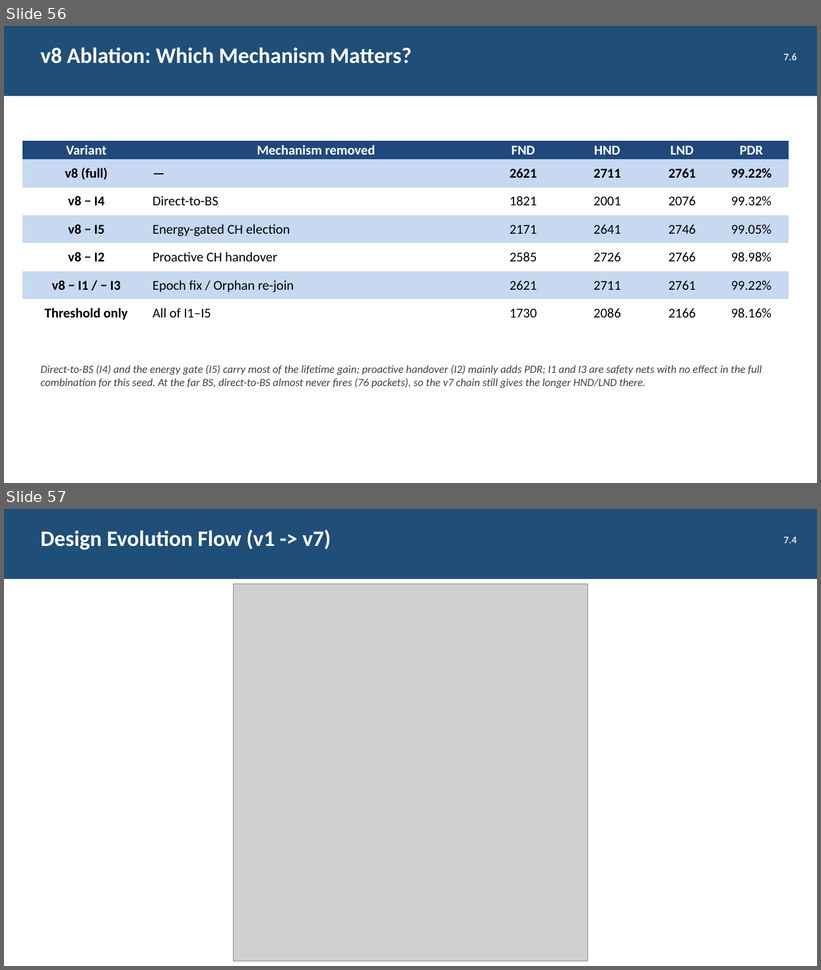
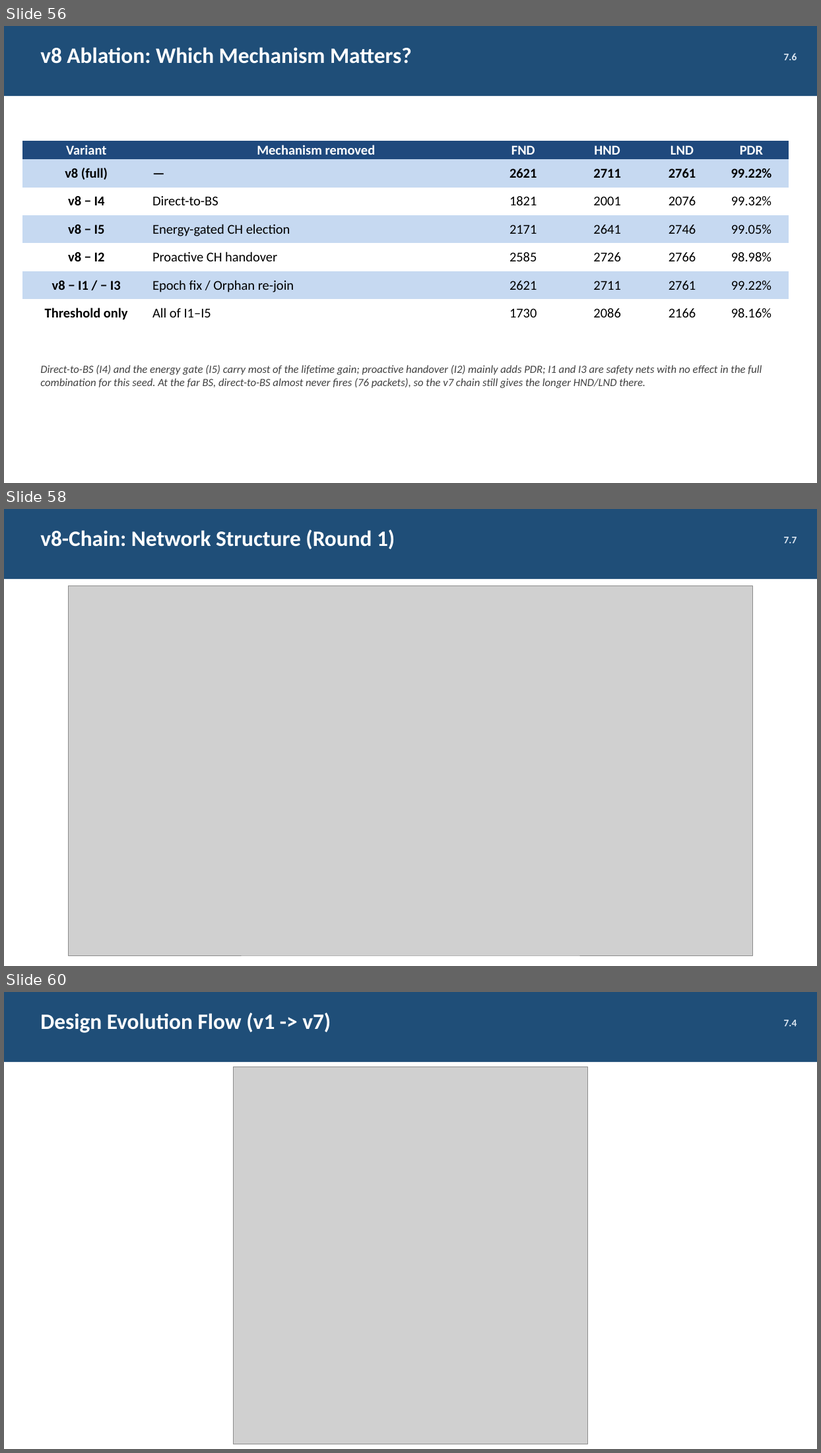
Before and after one commit to RahmaOshba/Routing-Protocols, a slide deck: thesis-v8/Thesis_Presentation_v8.pptx. Shown one above the other, each under a label of ours: slides 56 and 57 before the commit, slides 56, 58 and 60 after it; the slides between them are not shown. The pictures are 821x970 and 821x1453 pixels, drawn with LibreOffice and Linux fonts; fonts in the diff are those of the drawing; grey boxes stand for pictures. Boxes give left, top, right and bottom in pixels: in the first picture for what was removed or moved away, otherwise in the second. Text is boxed around its words. In the diff, an @@ line names an element or a change of style, - is before the commit and + after.

```diff
--- a/thesis-v8/Thesis_Presentation_v8.pptx
+++ b/thesis-v8/Thesis_Presentation_v8.pptx
@@ slide 58 added at (x1=4, y1=509, x2=817, y2=966), background #FFFFFF @@
@@ rectangle added at (x1=4, y1=509, x2=817, y2=579), fill #1F4E78 @@
@@ text added at (x1=40, y1=529, x2=395, y2=549), 26 pt, text #FFFFFF, bold @@
+v8-Chain: Network Structure (Round 1)
@@ text added at (x1=784, y1=537, x2=797, y2=543), 12 pt, text #DCE6F1, bold @@
+7.7
@@ picture added at (x1=69, y1=586, x2=753, y2=956) @@
@@ what was slide 57 is now slide 60 @@
```
Also in this commit, not shown: 4 slides changed, 2 other slides added, 4 other files.
